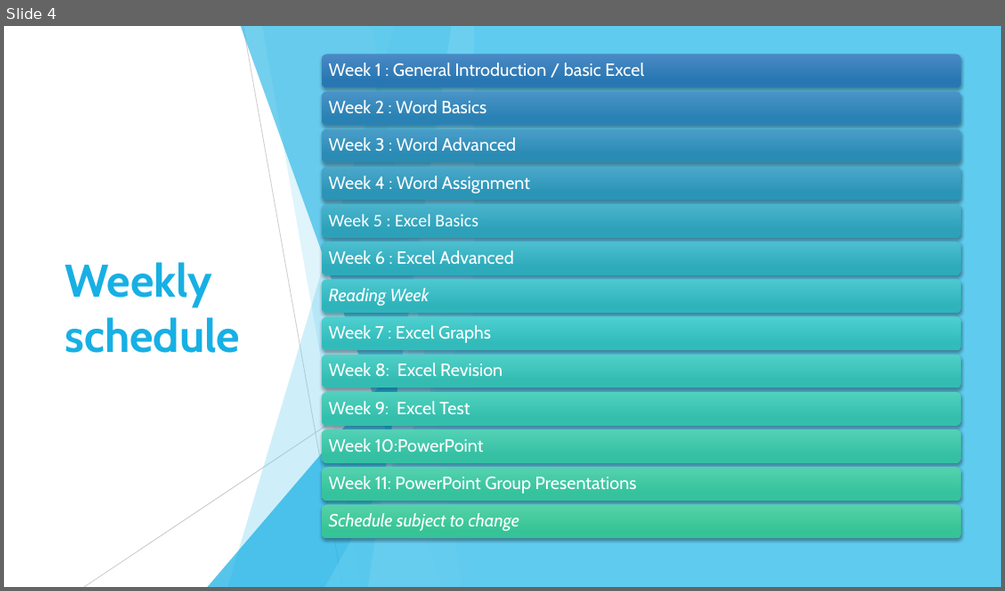
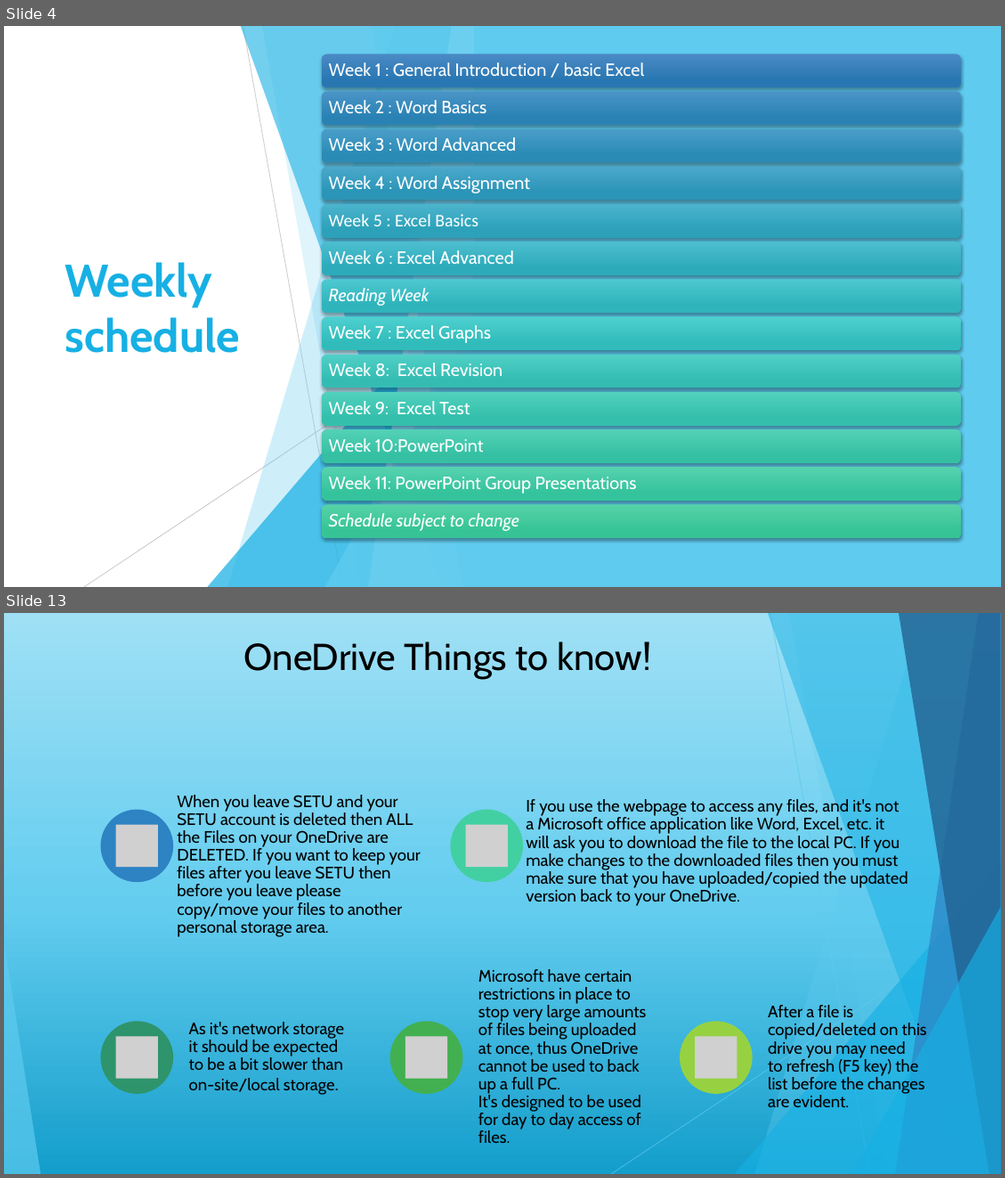
Before and after one commit to maireadmeagher/ICT-25, a slide deck: topic01-introduction-to-ICT/unit-1/talk-1/a-intro.pptx. Shown one above the other, each under a label of ours: slide 4 before the commit, slides 4 and 13 after it; the slides between them are not shown. The pictures are 1005x591 and 1005x1178 pixels, drawn with LibreOffice and Linux fonts; fonts in the diff are those of the drawing; grey boxes stand for pictures. Boxes give left, top, right and bottom in pixels: in the first picture for what was removed or moved away, otherwise in the second. Text is boxed around its words. In the diff, an @@ line names an element or a change of style, - is before the commit and + after.

```diff
--- a/topic01-introduction-to-ICT/unit-1/talk-1/a-intro.pptx
+++ b/topic01-introduction-to-ICT/unit-1/talk-1/a-intro.pptx
@@ slide 13 added at (4,613,1001,1174), background gradient #149ECB to #64CDEF to #9FE0F5; not listed: 10 template elements that a slide beside it also shows @@
@@ title added at (244,641,651,678), 36 pt, text #000000 @@
+OneDrive Things to know!
@@ group added at (100,795,927,1143): 5 ellipses, 5 pictures, 5 texts @@
+When you leave SETU and your SETU account is deleted then ALL the Files on your OneDrive are DELETED. If you want to keep your files after you leave SETU then before you leave please copy/move your files to another personal storage area.
+If you use the webpage to access any files, and it's not a Microsoft office application like Word, Excel, etc. it will ask you to download the file to the local PC. If you make changes to the downloaded files then you must make sure that you have uploaded/copied the updated version back to your OneDrive.
+As it's network storage it should be expected to be a bit slower than on-site/local storage.
+Microsoft have certain restrictions in place to stop very large amounts of files being uploaded at once, thus OneDrive cannot be used to back up a full PC. It's designed to be used for day to day access of files.
+After a file is copied/deleted on this drive you may need to refresh (F5 key) the list before the changes are evident.
```
Also in this commit, not shown: 2 slides changed, 14 other slides added, 2 other files.
